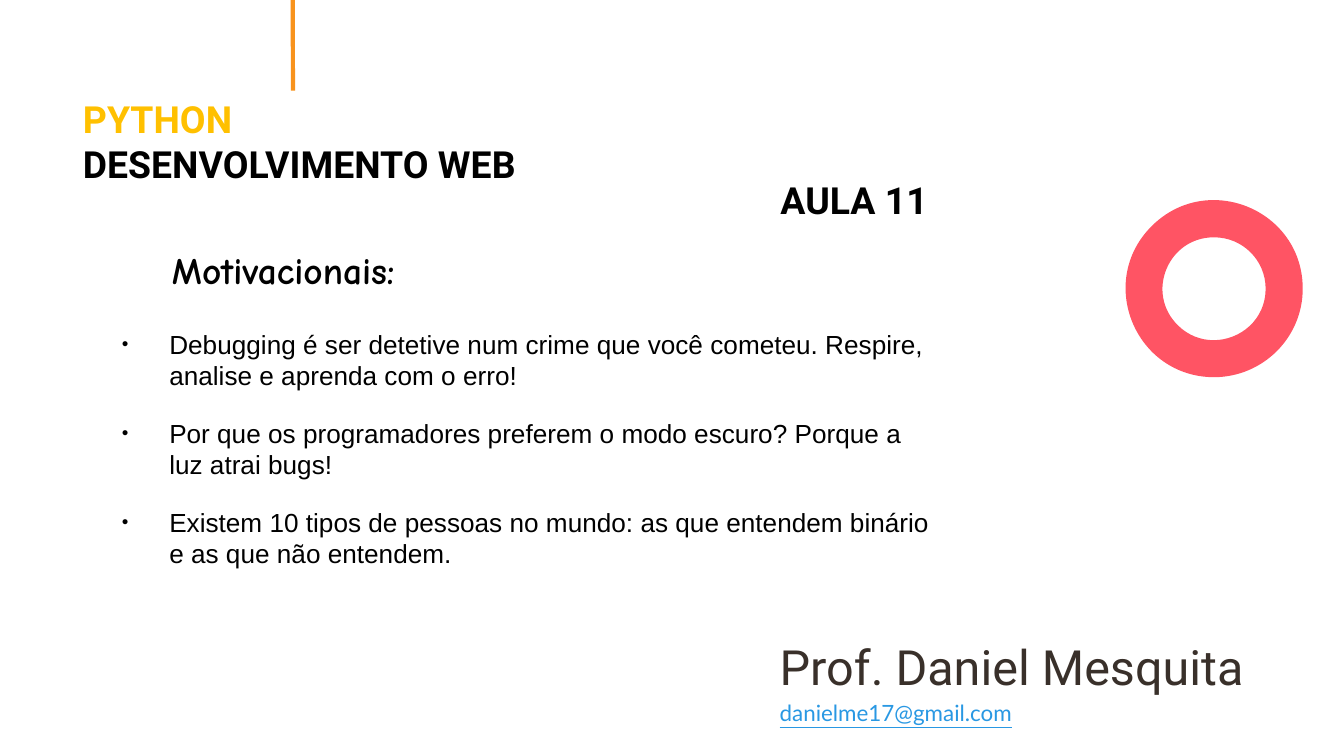
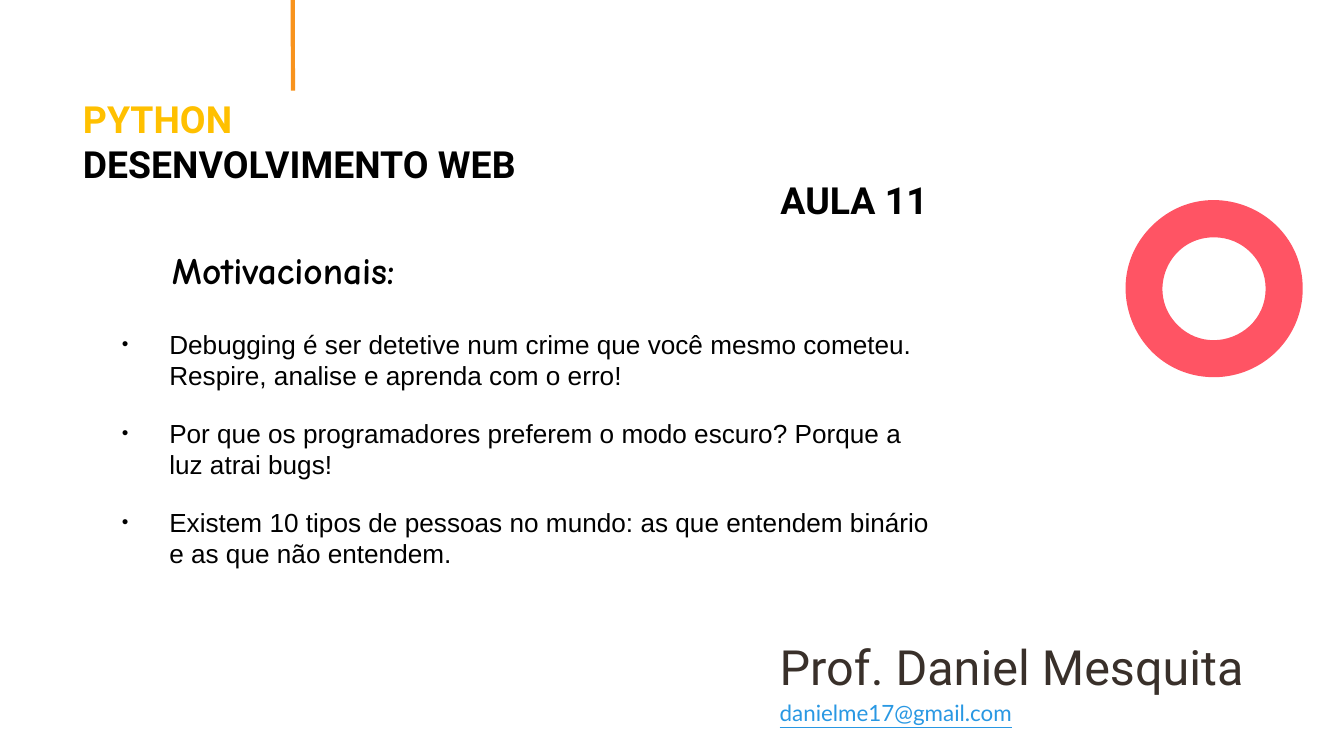
Before and after one commit to alandsilvasouza/PY2, a slide deck: slide 1 of aula11/Aula11.pptx. Drawn at 1344x756 pixels with LibreOffice and Linux fonts; fonts in the diff are those of the drawing. Boxes give left, top, right and bottom in pixels: in the first picture for what was removed or moved away, otherwise in the second. Text is boxed around its words. In the diff, an @@ line names an element or a change of style, - is before the commit and + after.

```diff
--- a/aula11/Aula11.pptx
+++ b/aula11/Aula11.pptx
@@ text at box(169, 334, 911, 391): text changed @@
-● Debugging é ser detetive num crime que você cometeu. Respire, analise e aprenda com o erro!
+● Debugging é ser detetive num crime que você mesmo cometeu. Respire, analise e aprenda com o erro!
```
Also in this commit, not shown: 1 other slide changed, 1 slide added.
